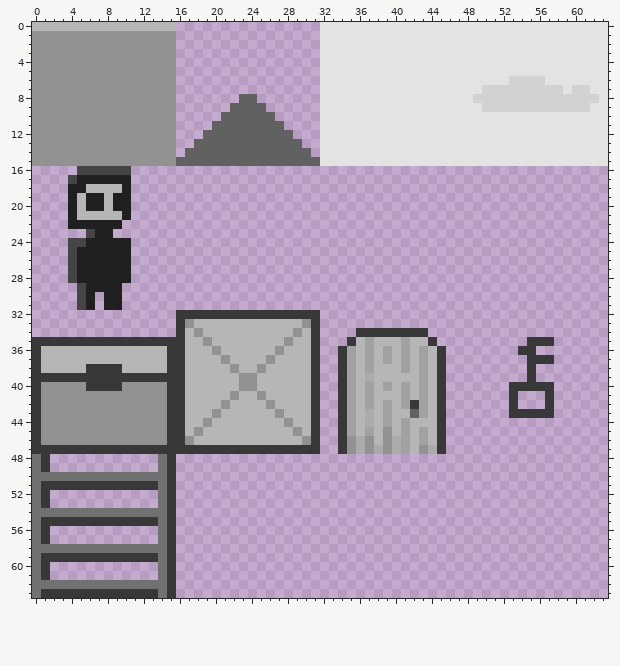
Pixel-art sprite -- game/sprites/sprites-scetch.png. The picture above was drawn from the file before the commit.
The file is 64x64 pixels.
The result:
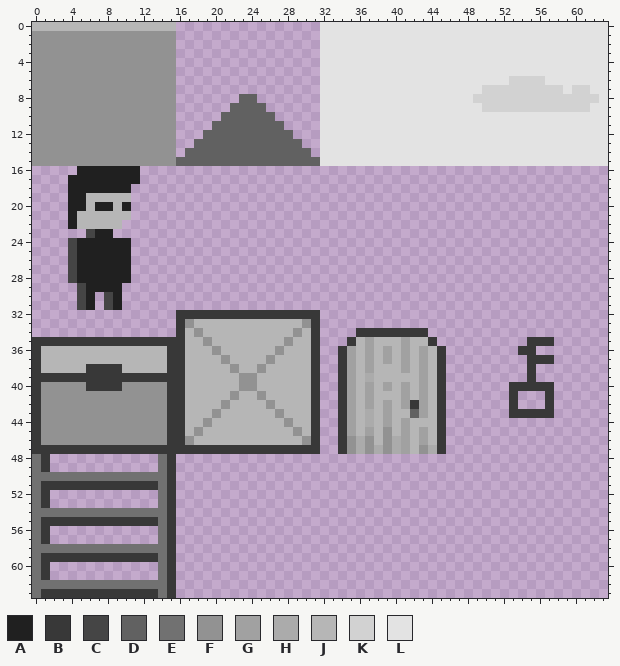
Palette (. is transparent): A #202020  B #383838  C #454545  D #616161  E #717171  F #929292  G #a1a1a1  H #ababab  J #b6b6b6  K #d2d2d2  L #e3e3e3
Change:
@@ x 2..13 @@
 15 FFFFFFFFFFFF
-16 ...CCCCCC...
-17 ..CAAAAAA...
-18 ..AAJJJJA...
-19 ..AJAAJAA...
-20 ..AJAAJAA...
-21 ..AJJJJJA...
-22 ..AAAAAA....
+16 ...AAAAAAA..
+17 ..AAAAAAAA..
+18 ..AAAAAAA...
+19 ..AAJJJJJ...
+20 ..AAJAAJA...
+21 ..AJJJJJJ...
+22 ..AJJJJJ....
 23 ....CAA.....
-24 ..CCAAAAA...
+24 ..CAAAAAA...
 25 ..CAAAAAA...
@@ x 6..10 @@
 29 AAAA.
-30 A.AA.
-31 A.AA.
+30 A.CA.
+31 A.CA.
 32 .....
Changed places in both pictures, as pixel boxes (x1, y1, x2, y2):
changed: (68, 166, 140, 247)
changed: (104, 292, 113, 310)
